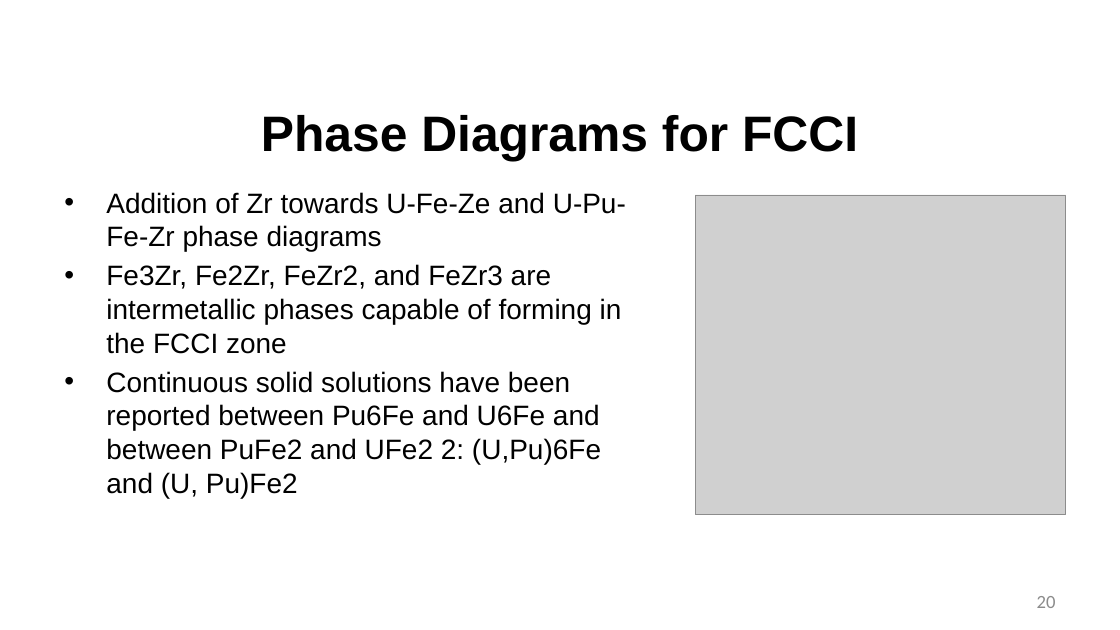
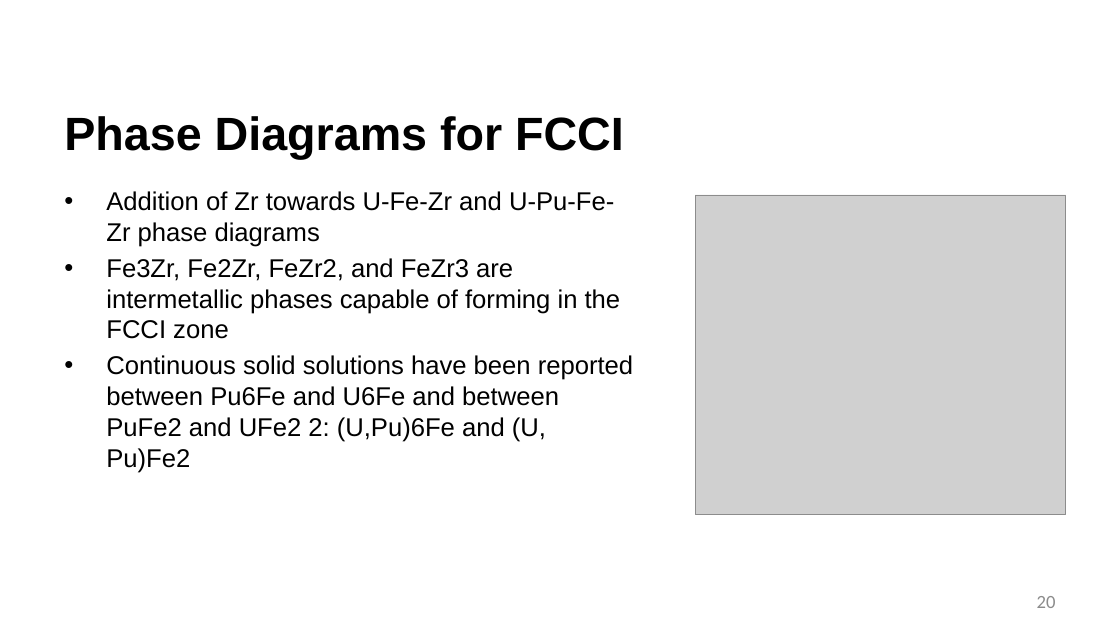
Before and after one commit to benbeeler/TEACHING, a slide deck: slide 20 of Advanced Reactor Materials/Fall2025/Lec10_SFRs.pptx. Drawn at 1120x630 pixels with LibreOffice and Linux fonts; fonts in the diff are those of the drawing; grey boxes stand for pictures; background and template pictures are left out. Boxes give left, top, right and bottom in pixels: in the first picture for what was removed or moved away, otherwise in the second. Text is boxed around its words. In the diff, an @@ line names an element or a change of style, - is before the commit and + after.

```diff
--- a/Advanced Reactor Materials/Fall2025/Lec10_SFRs.pptx
+++ b/Advanced Reactor Materials/Fall2025/Lec10_SFRs.pptx
@@ title "Phase Diagrams for FCCI" at (64, 116, 624, 159): size 42.7 to 40 pt; alignment centre to left @@
@@ text at (106, 191, 614, 247): text changed; size 24 to 22 pt @@
-• Addition of Zr towards U-Fe-Ze and U-Pu-Fe-Zr phase diagrams
+• Addition of Zr towards U-Fe-Zr and U-Pu-Fe-Zr phase diagrams
@@ text at (106, 258, 633, 473): size 24 to 22 pt in "Fe3Zr, Fe2Zr, FeZr2, and FeZr3 are intermetallic ...", "Continuous solid solutions have been reported between ..." @@
```
Also in this commit, not shown: 31 other slides changed, 24 slides removed, 7 other files.
